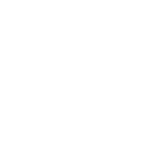
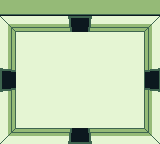
Before/after of a 160 × 144 layered artwork. What changed in the layer stack:
showed group "Dungeon UI Test" (13 layers) over box(0, 0, 160, 144)
added group "Top UI" with 2 layers in group "Dungeon UI Test" over box(0, 0, 160, 16)
added layer "Top UI Option 1 var 2" in group "Top UI" over box(0, 0, 160, 16)
added group "Doors" with 4 layers in group "Dungeon UI Test" over box(0, 16, 160, 144)
added layer "Open Door W" in group "Doors" over box(0, 68, 16, 92)
added layer "Open Door E" in group "Doors" over box(145, 68, 160, 92)
added layer "Open Door S" in group "Doors" over box(68, 128, 92, 144)
added layer "Open Door N" in group "Doors" over box(68, 16, 92, 32)
added group "Room" with 4 layers in group "Dungeon UI Test" over box(0, 0, 160, 144)
added layer "Room Frame" in group "Room" over box(0, 16, 160, 144)
added layer "Wall Detail 2" in group "Room" over box(8, 27, 149, 133)
added layer "Wall Detail" in group "Room" over box(8, 24, 152, 136)
added layer "Background" (1st of 2, in "Dungeon UI Test" › "Room") in group "Room" over box(0, 0, 160, 144)
